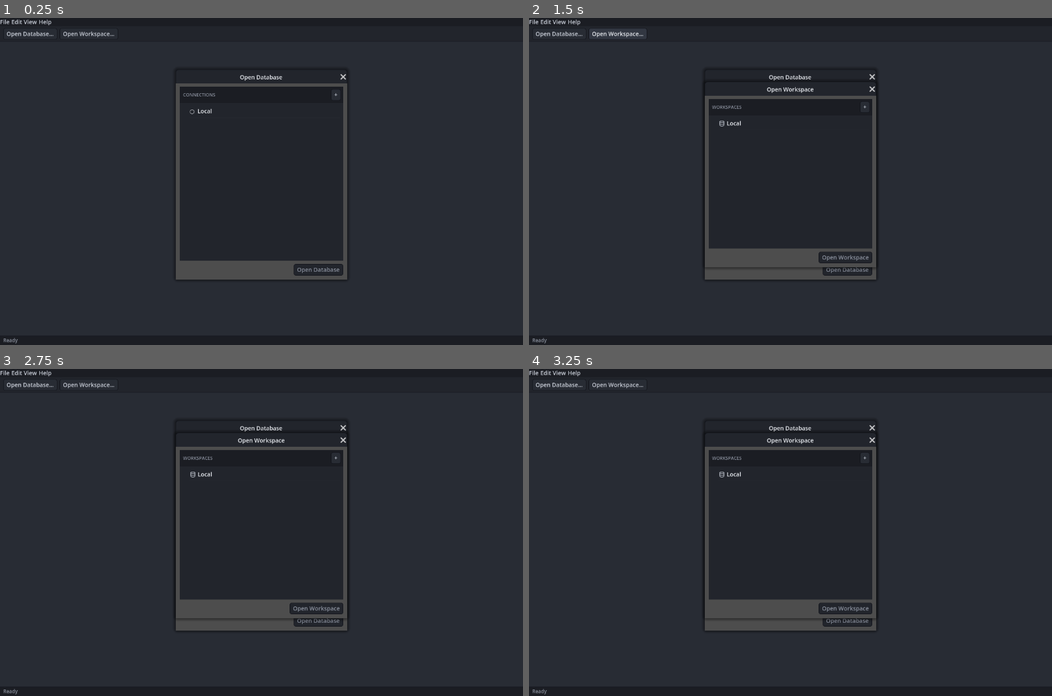
Above: before the commit, frames 1-4 (two rows, left to right).
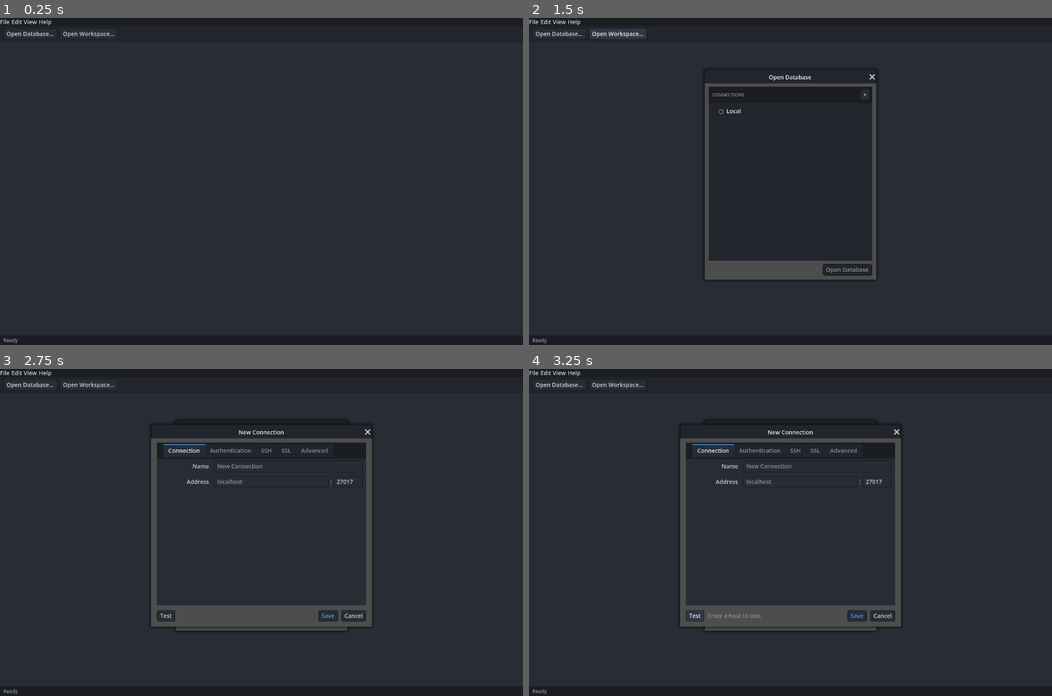
Above: after the commit, the same moments.

Repository: pierre-lehnen-rc/debris
Game: Godot game, scene res://source/ui/main.tscn
Same seed, same stepped clock (60 frames per second), same inputs: the game is played once before the commit and once after it.
Inputs (mouse positions are in pixels of both pictures, inside the frame that each line leads up to):
- Up to frame 1 (0.25 s): no input
- Up to frame 2 (1.5 s): click "Open Database…" at 0.5 s; click "Open Workspace…" at 1.25 s
- Up to frame 3 (2.75 s): click "+" at 2 s
- Up to frame 4 (3.25 s): click (696, 617) at 2.75 s, where only the run after the commit has a clickable "Test"

The runs differ from the first frame. In frame 1, 2.9% of the frame differs, in the area x 33-67%, y 17-80%; in frame 2, 2.0%; in frame 3, 4.9%; in frame 4, 5.0%, in the area x 28-72%, y 17-79%.

Commit message:
Make the open-database/workspace pickers modal; drop startup auto-open
Mark both pickers exclusive so only one can be open at a time, and stop
popping the database picker automatically on startup — the app now opens to
an empty shell and the user chooses what to open from the toolbar/File menu.

Co-Authored-By: Claude Opus 4.7 <noreply@anthropic.com>

Diff:
--- a/client/source/ui/dialogs/connection_picker.tscn
+++ b/client/source/ui/dialogs/connection_picker.tscn
@@ -9,6 +9,7 @@
 size = Vector2i(420, 480)
 visible = false
 transient = true
+exclusive = true
 min_size = Vector2i(360, 360)
 theme = ExtResource("1_theme")
 script = ExtResource("2_picker")
--- a/client/source/ui/dialogs/workspace_picker.tscn
+++ b/client/source/ui/dialogs/workspace_picker.tscn
@@ -8,6 +8,7 @@
 size = Vector2i(420, 420)
 visible = false
 transient = true
+exclusive = true
 min_size = Vector2i(360, 320)
 theme = ExtResource("1_theme")
 script = ExtResource("2_wspick")
--- a/client/source/ui/main.gd
+++ b/client/source/ui/main.gd
@@ -35,9 +35,6 @@
 	var bar := _tabs.get_tab_bar()
 	bar.tab_close_display_policy = TabBar.CLOSE_BUTTON_SHOW_ALWAYS
 	bar.tab_close_pressed.connect(_on_tab_close_pressed)
-
-	# Nothing is open yet — prompt the user to pick a database to start.
-	_open_picker.call_deferred()
 
 
 ## Relays a child's status message to the status bar. Wired in main.tscn.
